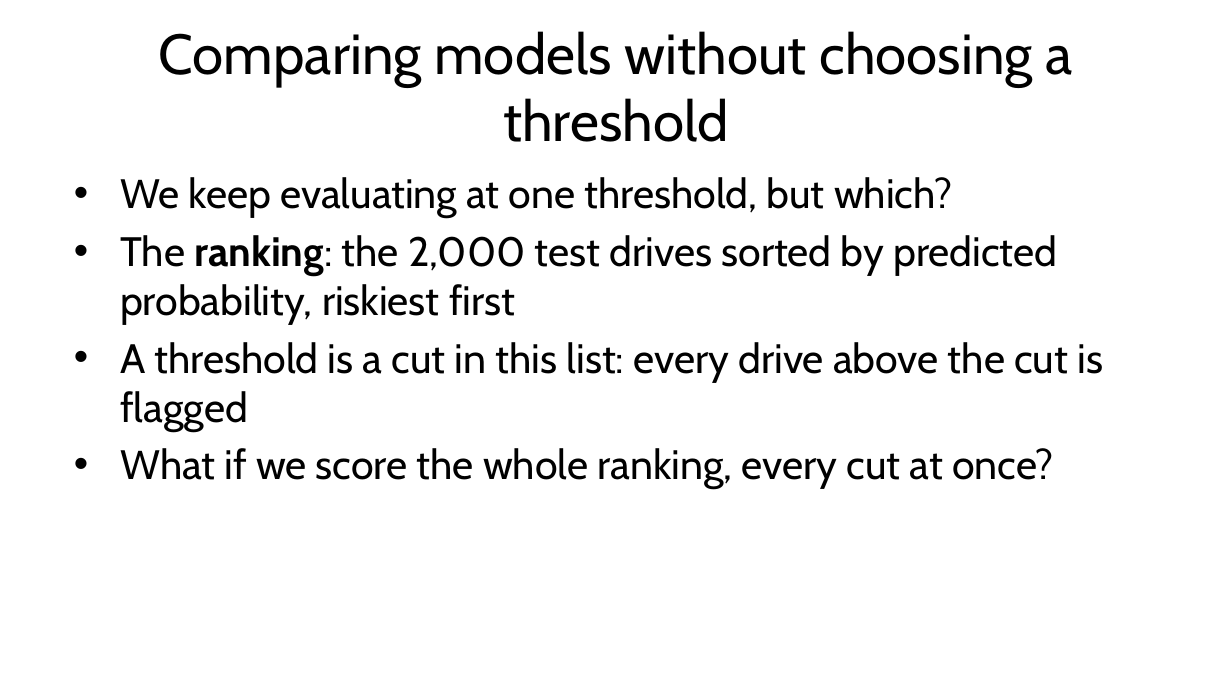
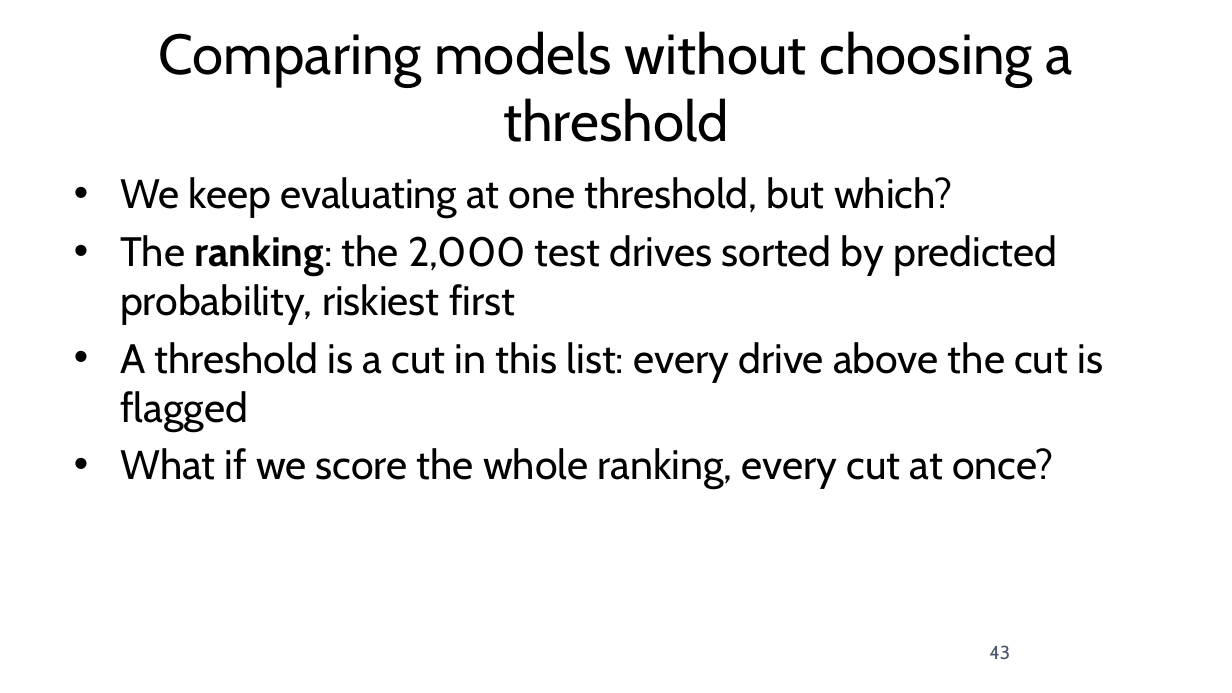
Before and after one commit to fabioantonini/technologies-for-artificial-intelligence, a slide deck: slide 43 of Lessons/04_classification_and_metrics/Slides/classification_and_metrics_slides.pptx. Drawn at 1232x693 pixels with LibreOffice and Linux fonts; fonts in the diff are those of the drawing; background and template pictures are left out. Boxes give left, top, right and bottom in pixels: in the first picture for what was removed or moved away, otherwise in the second. Text is boxed around its words. In the diff, an @@ line names an element or a change of style, - is before the commit and + after.

```diff
--- a/Lessons/04_classification_and_metrics/Slides/classification_and_metrics_slides.pptx
+++ b/Lessons/04_classification_and_metrics/Slides/classification_and_metrics_slides.pptx
@@ page number added at bbox=[989, 645, 1010, 659], 11 pt, text #4A5568 @@
+43
```
Also in this commit, not shown: 60 other slides changed, 5 other files.
